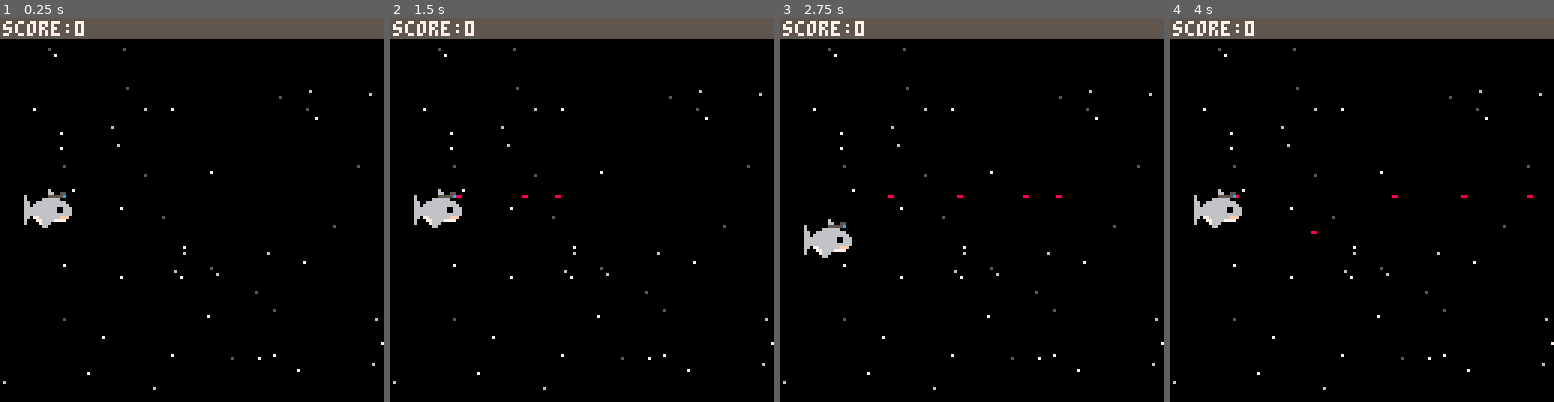
Above: before the commit, frames 1-4 (left to right).
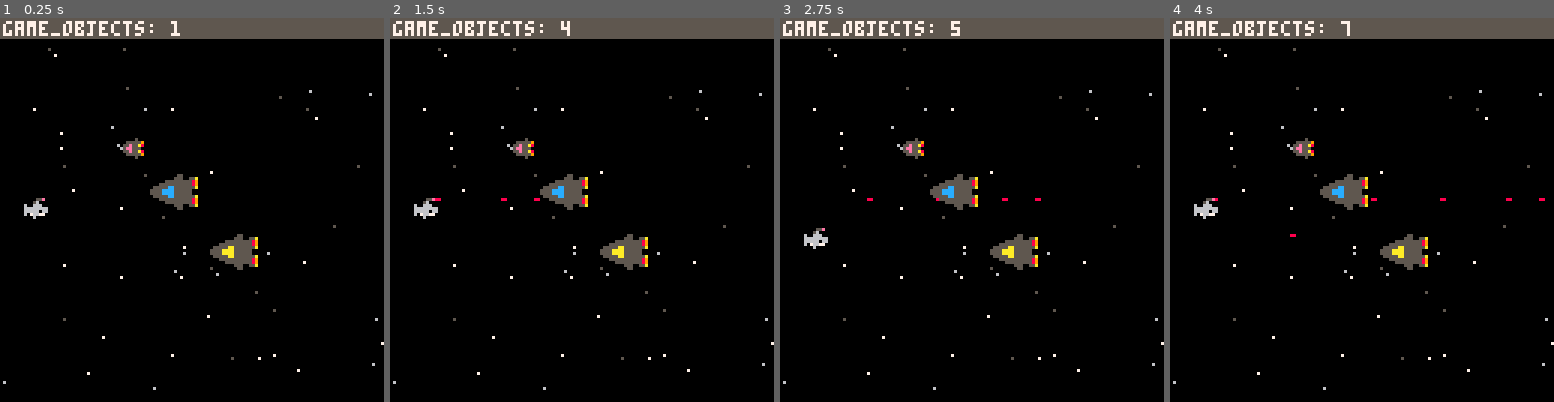
Above: after the commit, the same moments.

Repository: a2/shark-wars
Game: PICO-8 cartridge shark.p8
The game is run twice, just before and just after one commit, with the same random seed, the same clock (stepped at 60 frames per second) and the same inputs.
Inputs:
- Up to frame 1 (0.25 s): no input
- Up to frame 2 (1.5 s): tap O (Z key) at 0.33, 0.7, 1.43 s
- Up to frame 3 (2.75 s): tap O (Z key) at 2.22 s; hold Down from 2.42 s (still down)
- Up to frame 4 (4 s): release Down at 2.82 s; tap O (Z key) at 3.1, 3.98 s; hold Up from 3.58 s (still down)

The runs differ from the first frame. In frame 1, 2.9% of the frame differs, in the area x 0-68%, y 0-66%; in frame 2, 2.9%; in frame 3, 3.0%; in frame 4, 3.0%, in the area x 0-98%, y 0-66%.

Commit message:
Keep going

Diff:
--- a/shark.p8
+++ b/shark.p8
@@ -15,7 +15,7 @@
   game_objects={}
 
   --create initial objects
-  shark=make_shark(8,56)
+  shark=make_shark(8,60)
 
   --start the music
   --music(0)
@@ -41,8 +41,22 @@
     if (obj.visible) obj:draw()
   end
 
+  --small ship
+  spr(1,40,40)
+
+  --big ship
+  pal(14,12)
+  sspr(16,32,16,16,50,50)
+  pal()
+
+  --big ship
+  pal(14,10)
+  sspr(16,32,16,16,70,70)
+  pal()
+
   rectfill(0,0,128,6,5)
-  print("score:"..score,1,1,7)
+  --print("score:"..score,1,1,7)
+  print("game_objects: "..#game_objects,1,1,7)
 end
 
 function draw_stars()
@@ -106,26 +120,32 @@
 
 function make_shark(x,y)
   return make_game_object("shark",x,y,{
-    width=16,
-    height=16,
+    width=8,
+    height=8,
     emitter_location=function(self)
-      return self.x+self.width-3,self.y+3
+      return self.x+6,self.y
     end,
     update=function(self)
       --shoot on (z)
       if btn(4) then
-        local x,y=self:emitter_location()
-        make_laser(x,y)
+        if self.last_laser then
+          self.last_laser.x-=1
+          self.last_laser.width+=1
+        else
+          local x,y=self:emitter_location()
+          self.last_laser=make_laser(x,y)
+        end
       else
         --shark only move when not shooting lasers
         if (btn(2) and self.y>8) self.y-=1
         if (btn(3) and self.y+self.height<128) self.y+=1
+        self.last_laser=nil
       end
     end,
     draw=function(self)
       palt(0,false)
       palt(1,true)
-      sspr(0,0,16,16,self.x,self.y)
+      spr(0,self.x,self.y)
       palt()
     end,
   })
@@ -135,12 +155,13 @@
   return make_game_object("laser",x,y,{
     width=1,
     height=1,
+    color=8,--rndb(8,10),
     update=function(self)
       self.x+=1
       if (self.x>128) self.finished=true
     end,
     draw=function(self)
-      line(self.x,self.y,self.x+self.width-1,self.y+self.height-1,8)
+      line(self.x,self.y,self.x+self.width-1,self.y+self.height-1,self.color)
     end
   })
 end
Not shown, changed: 51 lines of the sprite sheet (__gfx__) section of shark.p8
Not shown, changed: the music (__music__) section of shark.p8
Not shown, changed: the sound effects (__sfx__) section of shark.p8
